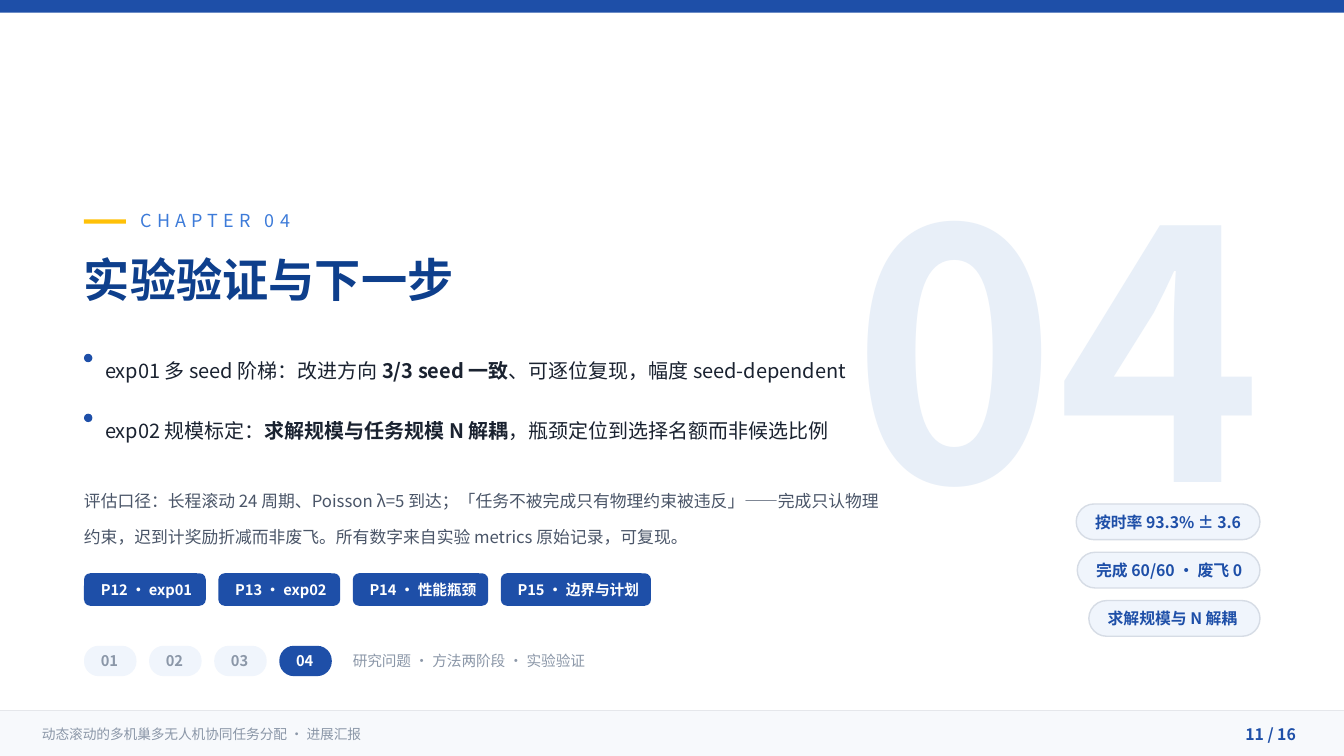
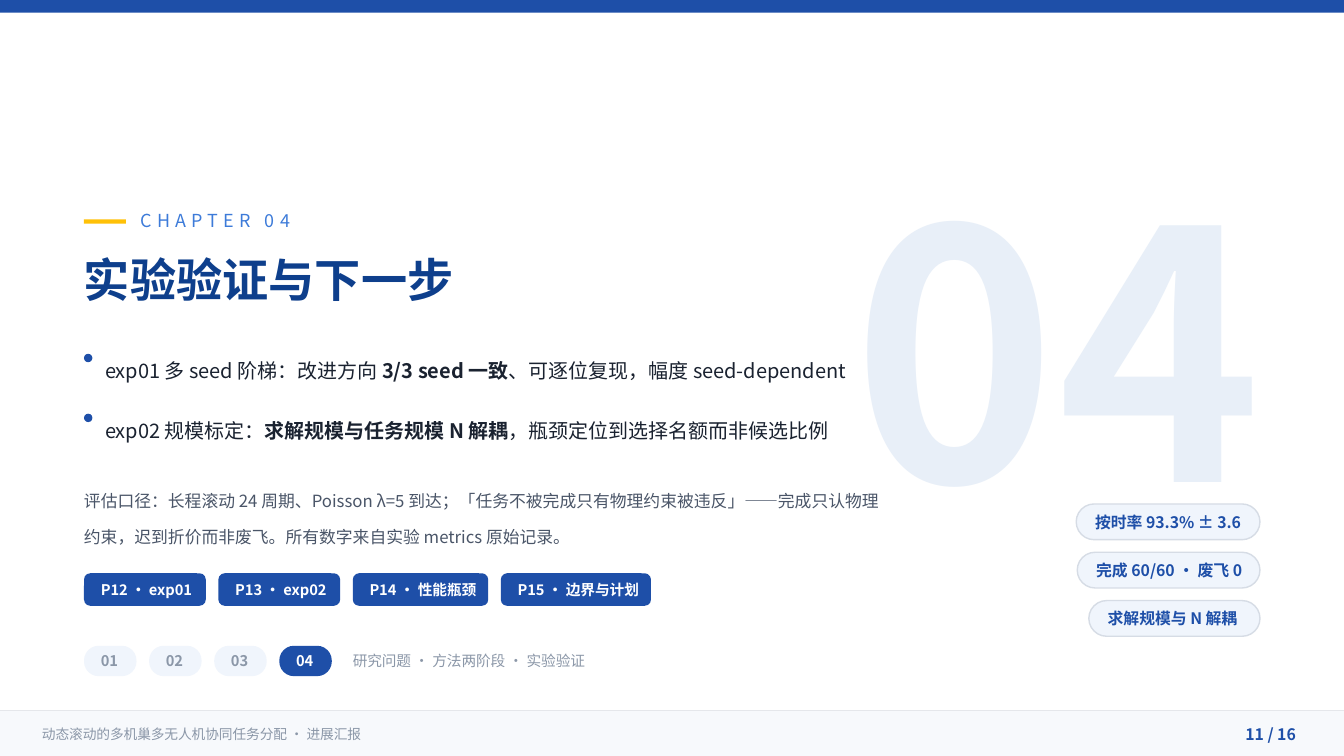
Before and after one commit to 909347194/ExperimentForGraduation, a slide deck: slide 11 of UAV协同任务分配方法-进展汇报/UAV协同任务分配方法-进展汇报.pptx (slide 10 before the commit). Drawn at 1344x756 pixels with LibreOffice and Linux fonts; fonts in the diff are those of the drawing. Boxes give left, top, right and bottom in pixels: in the first picture for what was removed or moved away, otherwise in the second. Text is boxed around its words. In the diff, an @@ line names an element or a change of style, - is before the commit and + after.

Commit message:
docs(ppt): 同步方法审查修正——覆盖门禁口径 + 页序/扉页结构修复
- P9 适应度换覆盖门禁主口径（Chapter3_README §4.3 固定表述），big-M 降为消融对照
- 补回 03 章扉页（P8），调正 P9 模型 / P10 DMDE 页序，页脚 02–15 对齐
- P7 cap(t) 公式补 max(min_cap,...)；闸门① 改往返航程（DEM 口径）
- P10 段结构规范化按方案 A 修正（无终止基因）；y=0 卡重写
- P12/P13/P15 实验数据标注口径与出处（10-21 代码口径 / 10-20 N=50/100/200 扫描），
  证据边界补「exp02 现行 10/50/100 与门禁口径待复跑」
- slides/*.slide 源文件同步同一套文案

```diff
--- a/UAV协同任务分配方法-进展汇报/UAV协同任务分配方法-进展汇报.pptx
+++ b/UAV协同任务分配方法-进展汇报/UAV协同任务分配方法-进展汇报.pptx
@@ text at <box>84,493,878,545</box>: text changed @@
-评估口径：长程滚动 24 周期、Poisson λ=5 到达；「任务不被完成只有物理约束被违反」——完成只认物理约束，迟到计奖励折减而非废飞。所有数字来自实验 metrics 原始记录，可复现。
+评估口径：长程滚动 24 周期、Poisson λ=5 到达；「任务不被完成只有物理约束被违反」——完成只认物理约束，迟到折价而非废飞。所有数字来自实验 metrics 原始记录。
```
Also in this commit, not shown: 6 other slides changed, 1 slide added, 7 other files.
